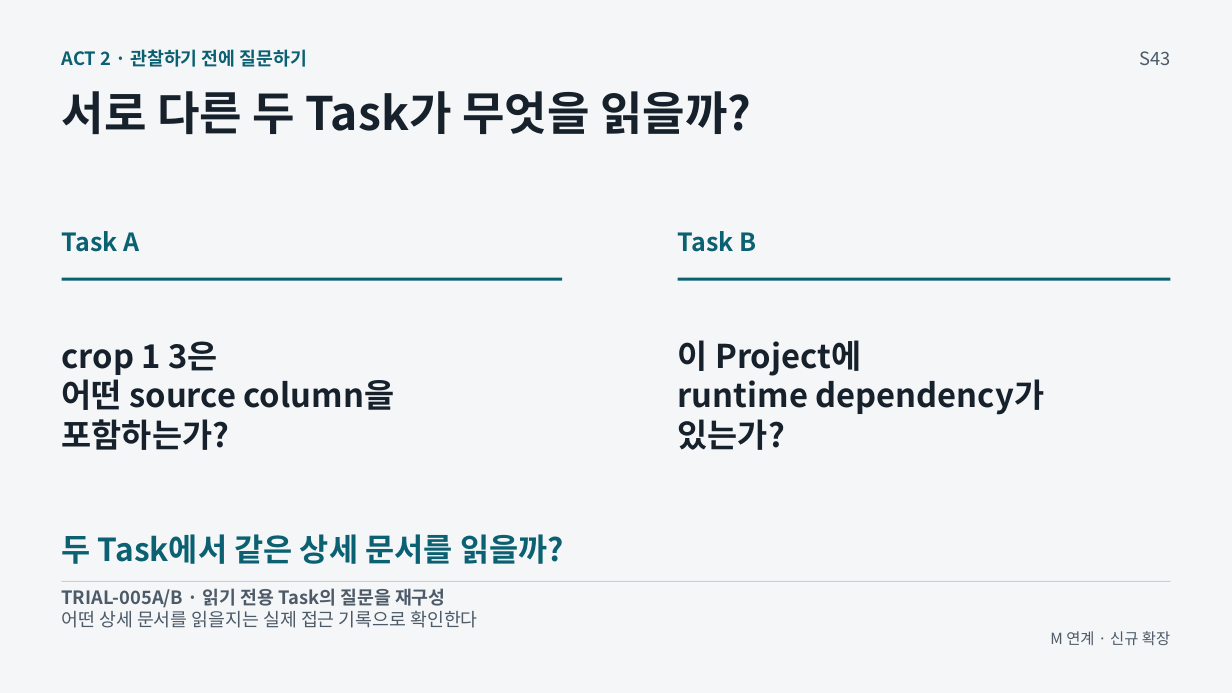
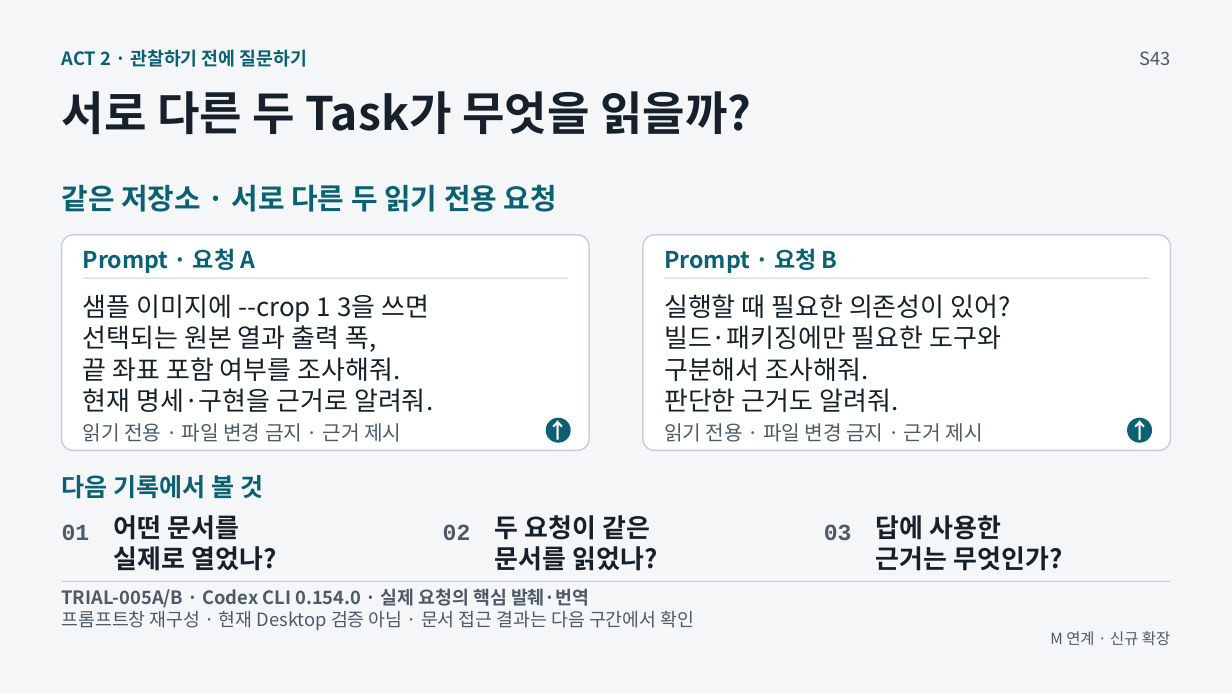
Before and after one commit to GideokKim/ai-dev-training, a slide deck: slide 12 of production/ACT_2.pptx. Drawn at 1232x693 pixels with LibreOffice and Linux fonts; fonts in the diff are those of the drawing. Boxes give left, top, right and bottom in pixels: in the first picture for what was removed or moved away, otherwise in the second. Text is boxed around its words. In the diff, an @@ line names an element or a change of style, - is before the commit and + after.

```diff
--- a/production/ACT_2.pptx
+++ b/production/ACT_2.pptx
@@ text added at [62, 184, 557, 212], 22.5 pt, text #0B6172, bold @@
+같은 저장소 · 서로 다른 두 읽기 전용 요청
@@ rounded rectangle added at [62, 235, 590, 450], fill #FFFFFF, outline #C7D0DA 1.13 pt @@
@@ rounded rectangle added at [643, 235, 1171, 450], fill #FFFFFF, outline #C7D0DA 1.13 pt @@
@@ text at [83, 248, 256, 273]: text changed; size 19.5 to 18 pt @@
-Task A
+Prompt · 요청 A
@@ text at [664, 248, 838, 273]: text changed; size 19.5 to 18 pt @@
-Task B
+Prompt · 요청 B
@@ line moved from (62, 279) - (562, 279) to (83, 278) - (568, 278) @@
@@ line (83, 278) - (568, 278): stroke #0B6172 2.25 pt to #C7D0DA 0.75 pt @@
@@ text added at [83, 294, 433, 412], 20.2 pt, text #17212B @@
+샘플 이미지에 --crop 1 3을 쓰면
+선택되는 원본 열과 출력 폭,
+끝 좌표 포함 여부를 조사해줘.
+현재 명세·구현을 근거로 알려줘.
@@ text added at [664, 294, 1011, 412], 20.2 pt, text #17212B @@
+실행할 때 필요한 의존성이 있어?
+빌드·패키징에만 필요한 도구와
+구분해서 조사해줘.
+판단한 근거도 알려줘.
@@ line moved from (677, 279) - (1171, 279) to (665, 278) - (1150, 278) @@
@@ line (665, 278) - (1150, 278): stroke #0B6172 2.25 pt to #C7D0DA 0.75 pt @@
@@ text removed at [62, 341, 395, 450] @@
-crop 1 3은
-어떤 source column을
-포함하는가?
@@ text removed at [678, 340, 1045, 450] @@
-이 Project에
-runtime dependency가
-있는가?
@@ ellipse added at [546, 418, 571, 443], fill #0B6172 @@
@@ text added at [546, 417, 571, 443], 16.5 pt, text #FFFFFF, bold @@
+↑
@@ ellipse added at [1128, 418, 1153, 443], fill #0B6172 @@
@@ text added at [1128, 417, 1153, 443], 16.5 pt, text #FFFFFF, bold @@
+↑
@@ text added at [83, 423, 401, 442], 15.8 pt, text #4D5A68 @@
+읽기 전용 · 파일 변경 금지 · 근거 제시
@@ text added at [664, 423, 983, 442], 15.8 pt, text #4D5A68 @@
+읽기 전용 · 파일 변경 금지 · 근거 제시
@@ text added at [62, 475, 263, 499], 19.5 pt, text #0B6172, bold @@
+다음 기록에서 볼 것
@@ text added at [62, 524, 90, 540], 18 pt, text #4D5A68, bold @@
+01
@@ text added at [114, 515, 276, 571], 20.2 pt, text #17212B, bold @@
+어떤 문서를
+실제로 열었나?
@@ text added at [443, 524, 471, 540], 18 pt, text #4D5A68, bold @@
+02
@@ text at [495, 515, 657, 571]: text changed; size 24.8 to 20.2 pt; text colour #0B6172 to #17212B @@
-두 Task에서 같은 상세 문서를 읽을까?
+두 요청이 같은
+문서를 읽었나?
@@ text added at [824, 524, 852, 541], 18 pt, text #4D5A68, bold @@
+03
@@ text added at [876, 515, 1062, 571], 20.2 pt, text #17212B, bold @@
+답에 사용한
+근거는 무엇인가?
@@ text at [62, 588, 589, 608]: text changed @@
-TRIAL-005A/B · 읽기 전용 Task의 질문을 재구성
+TRIAL-005A/B · Codex CLI 0.154.0 · 실제 요청의 핵심 발췌·번역
@@ text at [62, 607, 695, 630]: text changed @@
-어떤 상세 문서를 읽을지는 실제 접근 기록으로 확인한다
+프롬프트창 재구성 · 현재 Desktop 검증 아님 · 문서 접근 결과는 다음 구간에서 확인
```
Also in this commit, not shown: 18 other files.
